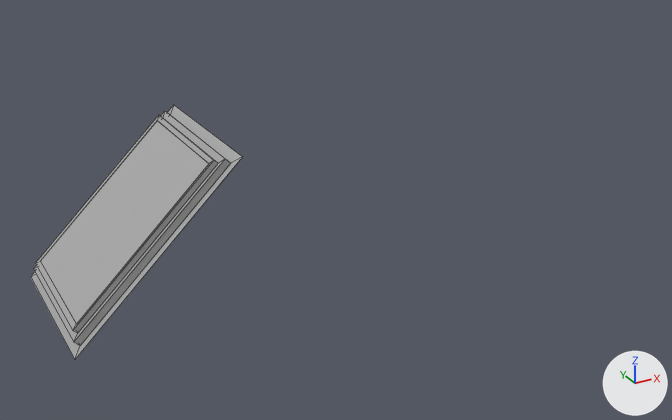
Two versions of the FBX model Assets/Models/RoomTexture/Skylight.fbx, one commit apart.
Both versions are drawn from a 50 mm camera at (-0.0532, -0.1289, 0.0807) aimed at (-0.0031, -0.0379, 0.0351). Every picture has the same lights, and +X, +Y and +Z are marked at lower right. Mesh edges are drawn as thin lines. Where no turn or scale is listed for an object, it has been applied to the vertices.

Before the edit, the objects in view are built like this:
```python
me_mesh = bpy.data.meshes.new('Mesh')
me_mesh.from_pydata([(-0.0221, 0.0136, 0.0566), (-0.0371, 0.0136, 0.0422), (-0.0221, -0.0023, 0.0566), (-0.0371, -0.0023, 0.0422)], [], [(1, 0, 2, 3)])
me_mesh.materials.append(mat_standardsurface1)  # grey #aaaaaa
me_mesh_001 = bpy.data.meshes.new('Mesh.001')
me_mesh_001.from_pydata(...)  # 24 vertices, 20 faces; spans x -0.038..-0.0193, y -0.0043..0.0157, z 0.0395..0.0575
me_mesh_001.materials.append(mat_standardsurface1)  # grey #aaaaaa
ob_polysurface10 = bpy.data.objects.new('polySurface10', me_mesh)
ob_polysurface10.location = (0.00009, -0.04346, -0.00935)
ob_polysurface11 = bpy.data.objects.new('polySurface11', me_mesh_001)
ob_polysurface11.location = (0.00009, -0.04346, -0.00935)
```
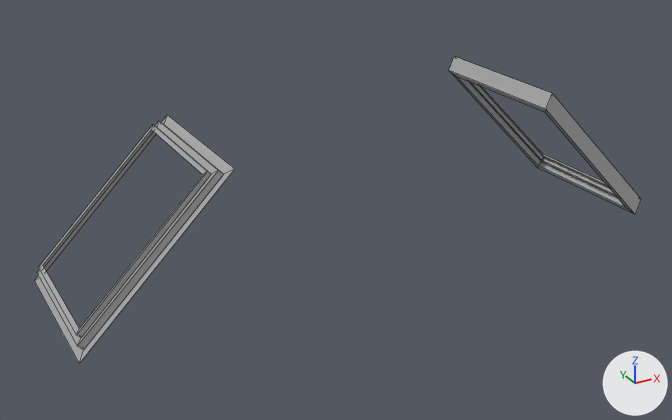
The change in detail:
me_mesh_001 has 24 vertices, 20 faces and spans x -0.038..-0.0193, y -0.0043..0.0157, z 0.0395..0.0575.
me_mesh_001 is used by ob_polysurface11; location (0.00009, -0.04346, -0.00935).
me_mesh_001 part 1: the whole mesh is scaled about its middle by (0.934, 1, 0.97), then moved by (0.0199, -0.0257, -0.0572).
Mesh me_mesh_1 is new.
It has 28 vertices, 28 faces and spans x -0.0175..0.0009, y -0.03..-0.0098, z 0.0..0.0193.
It uses material mat_standardsurface1 (grey #aaaaaa).
Object 'polySurface10' (ob_polysurface10) is deleted.
Object 'polySurface11' (ob_polysurface11) moves from (0.00009, -0.04346, -0.00935) to (-0.02006, -0.01778, 0.04703).
Object 'polySurface15' (ob_polysurface15) is new; it shows me_mesh_1.
Its location is (0.03745, -0.01778, 0.02965).

Pixel boxes [x1, y1, x2, y2] of what changed, in the pictures (672 x 420 px):
'polySurface10', deleted: before [40, 121, 209, 324]
'polySurface11', mesh rescaled, moved: before [31, 105, 242, 359]; after [34, 115, 235, 363]
'polySurface15', added: after [449, 56, 641, 215]
